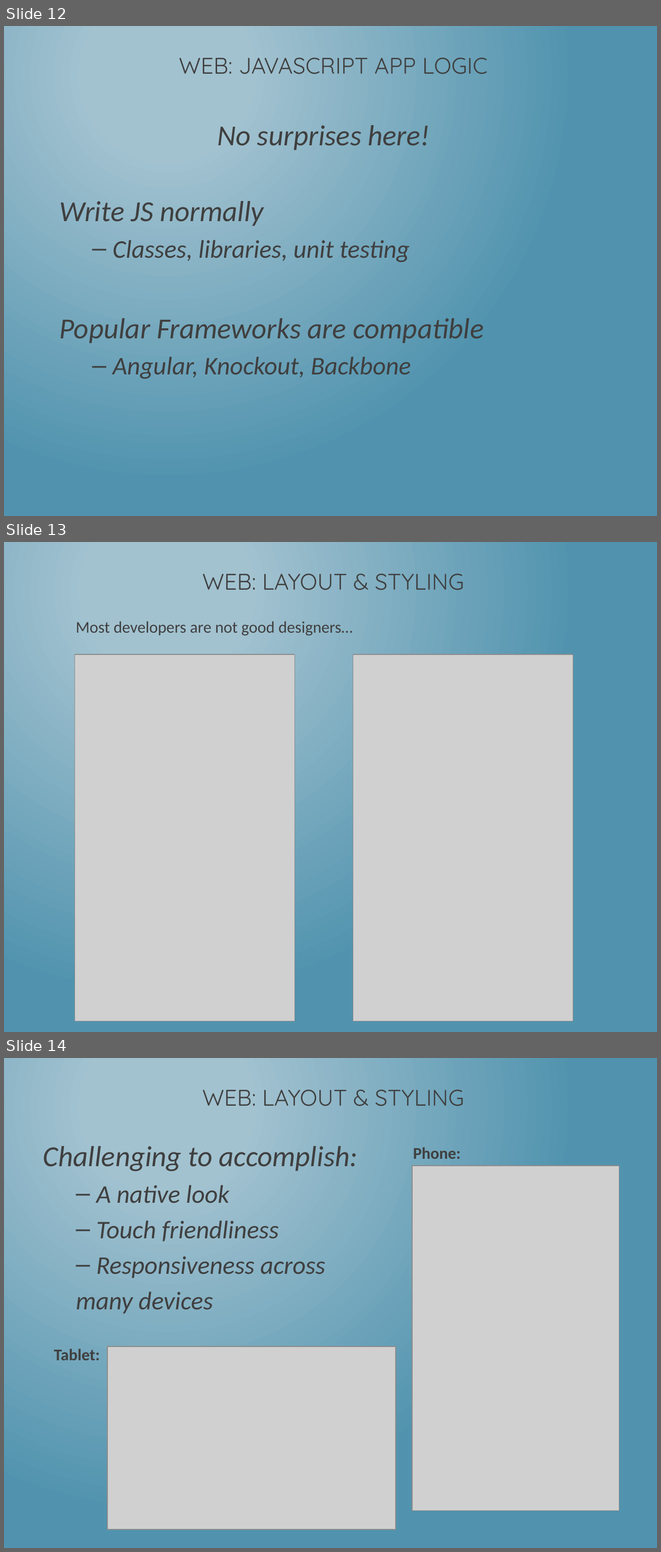
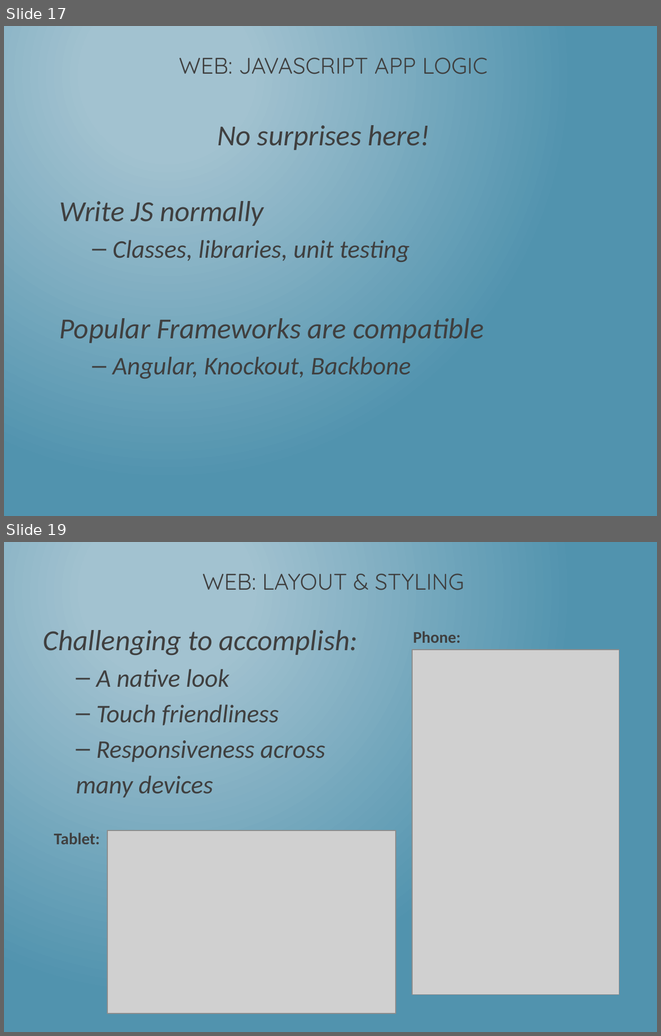
Before and after one commit to dotNetkow/Presentations, a slide deck: 2014-08-11 That Conference - Hybrid Apps/Building PhoneGap Mobile App w KendoUI.pptx. Shown one above the other, each under a label of ours: slides 12, 13 and 14 before the commit, slides 17 and 19 after it; the slides between them are not shown. The pictures are 661x1552 and 661x1036 pixels, drawn with LibreOffice and Linux fonts; fonts in the diff are those of the drawing; grey boxes stand for pictures. Boxes give left, top, right and bottom in pixels: in the first picture for what was removed or moved away, otherwise in the second. Text is boxed around its words. In the diff, an @@ line names an element or a change of style, - is before the commit and + after.

```diff
--- a/2014-08-11 That Conference - Hybrid Apps/Building PhoneGap Mobile App w KendoUI.pptx
+++ b/2014-08-11 That Conference - Hybrid Apps/Building PhoneGap Mobile App w KendoUI.pptx
@@ slide 13 removed at bbox=[4, 542, 657, 1032], background gradient #A3C3D1 to #5194AF @@
@@ title removed at bbox=[202, 573, 464, 590] @@
-WEB: LAYOUT & STYLING
@@ text removed at bbox=[76, 621, 353, 635] @@
-Most developers are not good designers…
@@ picture removed at bbox=[74, 654, 294, 1021] @@
@@ picture removed at bbox=[353, 654, 573, 1021] @@
@@ what was slide 12 is now slide 17 @@
@@ what was slide 14 is now slide 19 @@
```
Also in this commit, not shown: 6 slides changed, 10 slides added, 2 other slides removed.
